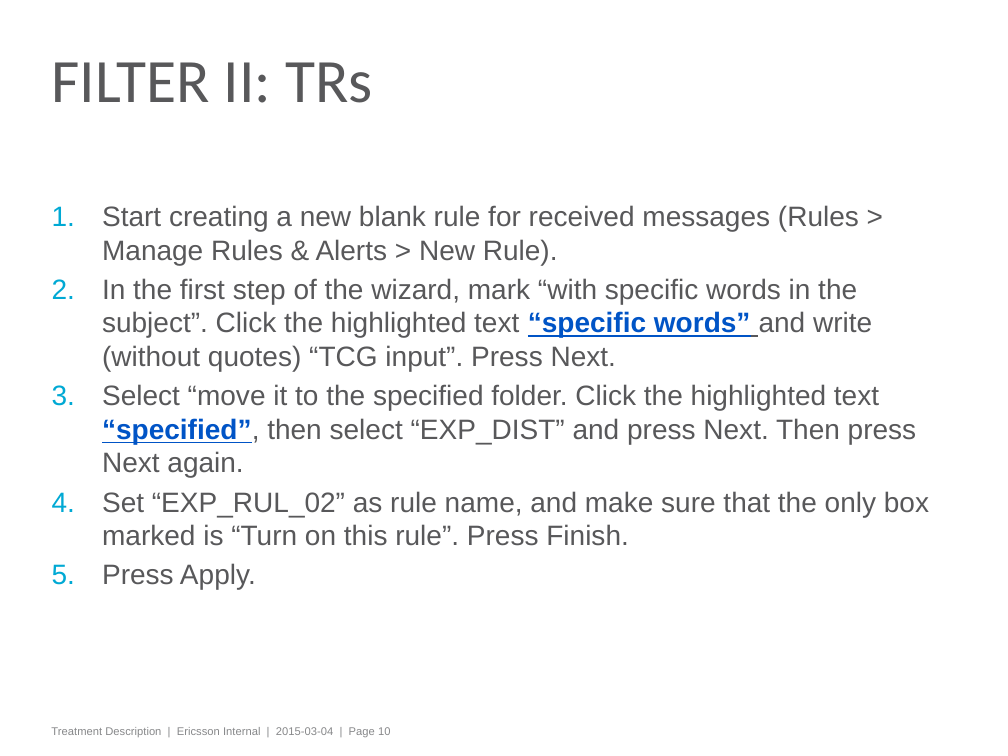
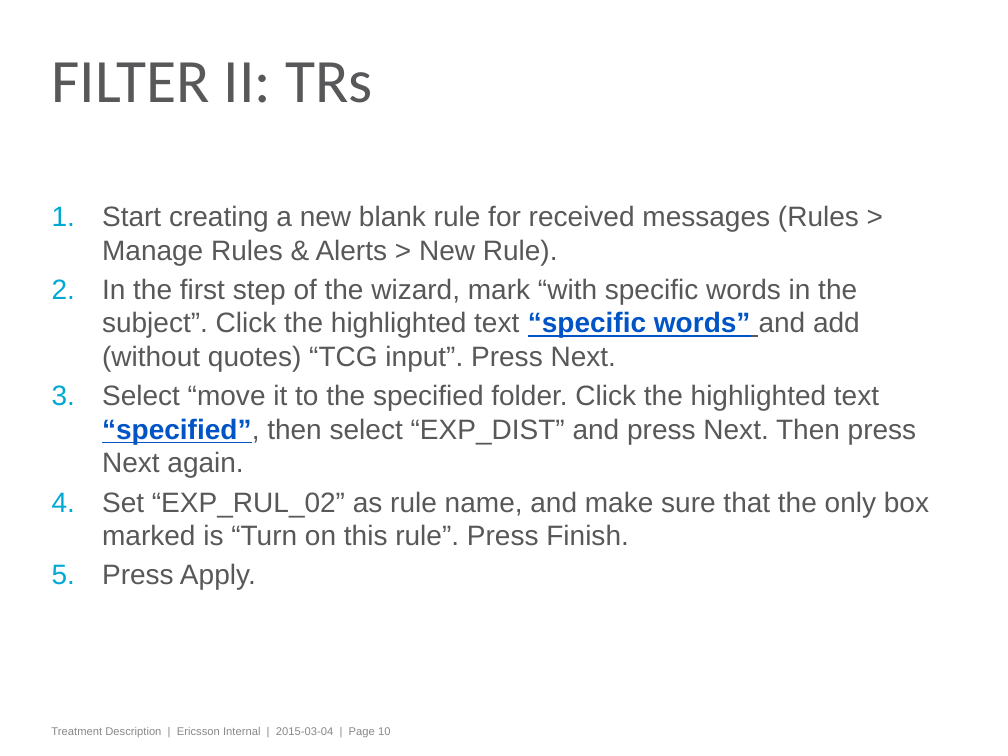
Before and after one commit to stoyicker/thesis-tex, a slide deck: slide 10 of Presentation material/treatment_guidelines_general.pptx. Drawn at 1008x756 pixels with LibreOffice and Linux fonts; fonts in the diff are those of the drawing; background and template pictures are left out. Boxes give left, top, right and bottom in pixels: in the first picture for what was removed or moved away, otherwise in the second. Text is boxed around its words. In the diff, an @@ line names an element or a change of style, - is before the commit and + after.

```diff
--- a/Presentation material/treatment_guidelines_general.pptx
+++ b/Presentation material/treatment_guidelines_general.pptx
@@ text at [102,278,860,371]: text changed @@
-2. In the first step of the wizard, mark “with specific words in the subject”. Click the highlighted text “specific words” and write (without quotes) “TCG input”. Press Next.
+2. In the first step of the wizard, mark “with specific words in the subject”. Click the highlighted text “specific words” and add (without quotes) “TCG input”. Press Next.
```
Also in this commit, not shown: 4 other slides changed, 4 other files.
